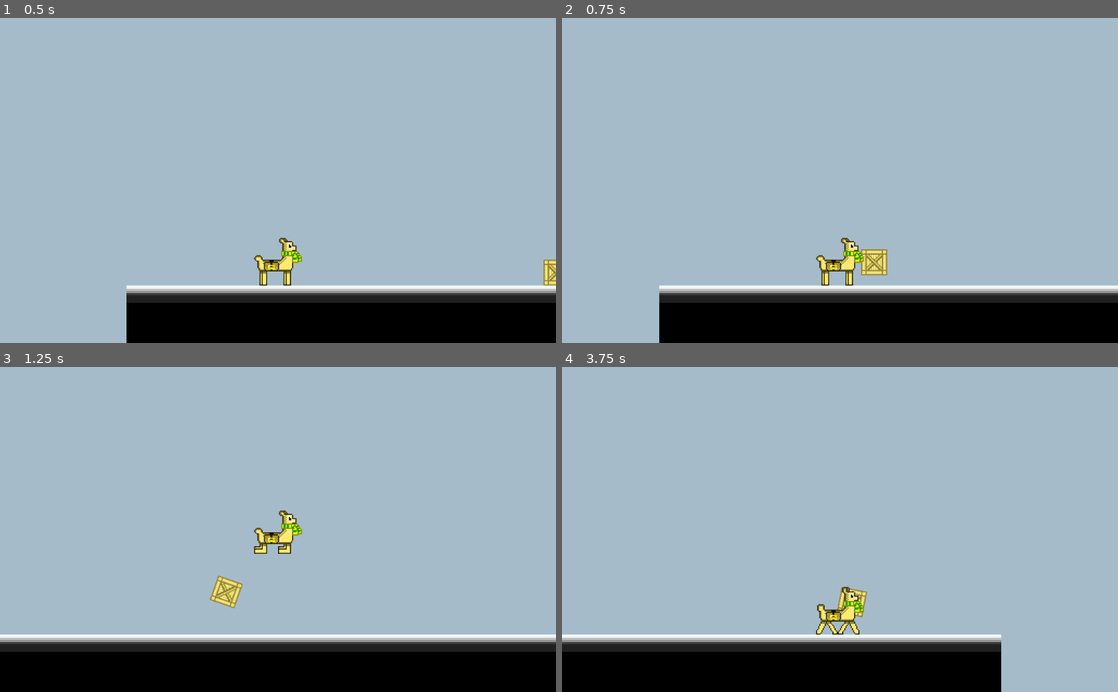
Above: before the commit, frames 1-4 (two rows, left to right).
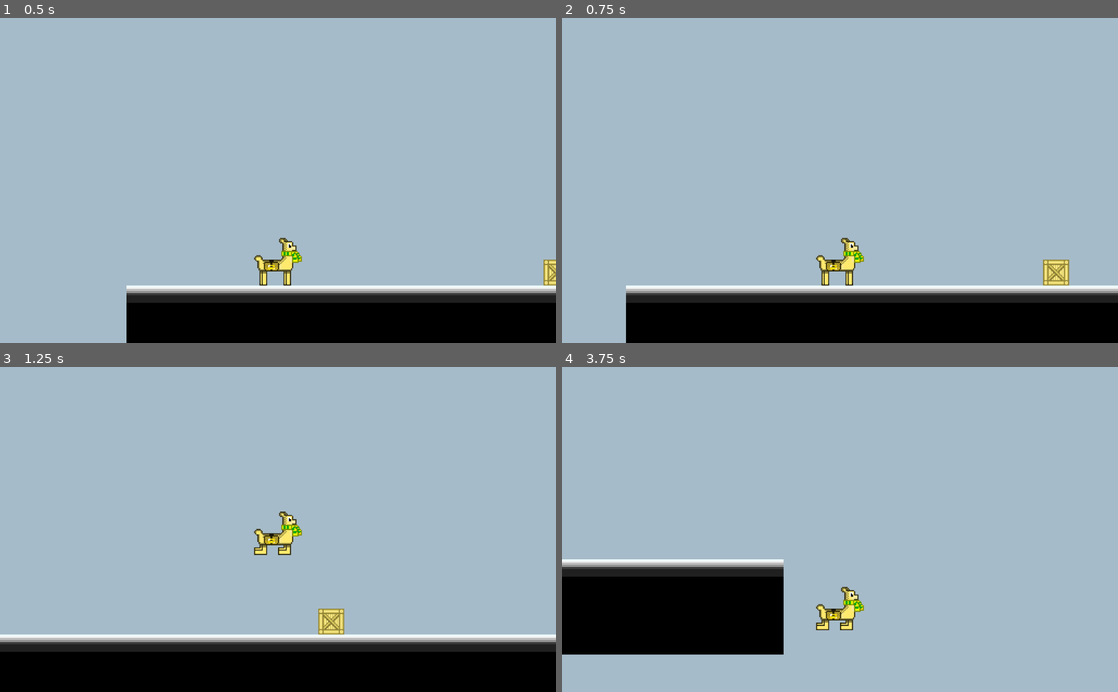
Above: after the commit, the same moments.

Repository: LeoDog896/Llama-Zips
Game: Godot game, scene res://Templates/LevelTemplate.tscn
Same seed, same stepped clock (60 frames per second), same inputs: the game is played once before the commit and once after it.
Inputs (mouse positions are in pixels of both pictures, inside the frame that each line leads up to):
- Up to frame 1 (0.5 s): no input
- Up to frame 2 (0.75 s): tap Enter at 0.5 s; move the mouse to (962, 164) at 0.52 s; press the mouse at (962, 164) at 0.53 s; hold Right (ui_right) from 0.53 s (still down)
- Up to frame 3 (1.25 s): keep holding Right (ui_right); tap Up (ui_up) at 0.77 s
- Up to frame 4 (3.75 s): move the mouse to (784, 594) at 1.27 s; release the mouse at (784, 594) at 1.28 s; click (784, 594) at 1.35 s; tap Up (ui_up) at 1.52, 3.02 s; move the mouse to (895, 458) at 2.02 s; release Right (ui_right) at 2.03 s; press the mouse at (895, 458) at 2.03 s; hold A (ui_left) 2.03-2.78 s; move the mouse to (812, 594) at 2.77 s; release the mouse at (812, 594) at 2.78 s; hold Right (ui_right) from 2.78 s (still down); click (812, 594) at 2.85 s; move the mouse to (1006, 578) at 3.52 s; press the mouse at (1006, 578) at 3.53 s

Frame 1 is identical in both runs. In frame 2, 1.8% of the frame differs, in the area x 11-92%, y 71-100%; in frame 3, 1.1%; in frame 4, 23%, in the area x 0-79%, y 59-100%.

Commit message:
Picking up items sends it forward

Diff:
--- a/Templates/LevelTemplate.tscn
+++ b/Templates/LevelTemplate.tscn
@@ -36,11 +36,6 @@
 0/occluder = SubResource( 2 )
 0/navigation_offset = Vector2( 0, 0 )
 0/navigation = SubResource( 1 )
-0/shape_offset = Vector2( 0, 0 )
-0/shape_transform = Transform2D( 1, 0, 0, 1, 0, 0 )
-0/shape = SubResource( 3 )
-0/shape_one_way = false
-0/shape_one_way_margin = 1.0
 0/shapes = [ {
 "autotile_coord": Vector2( 0, 0 ),
 "one_way": false,
@@ -59,11 +54,6 @@
 1/occluder = SubResource( 5 )
 1/navigation_offset = Vector2( 0, 0 )
 1/navigation = SubResource( 4 )
-1/shape_offset = Vector2( 0, 0 )
-1/shape_transform = Transform2D( 1, 0, 0, 1, 0, 0 )
-1/shape = SubResource( 6 )
-1/shape_one_way = false
-1/shape_one_way_margin = 1.0
 1/shapes = [ {
 "autotile_coord": Vector2( 0, 0 ),
 "one_way": false,
--- a/Utils/Scripts/Crate.gd
+++ b/Utils/Scripts/Crate.gd
@@ -8,11 +8,11 @@
 onready var player_sprite : AnimatedSprite = get_node("./../Player/AnimatedSprite")
 
 func _input_event(_viewport, event, _shape_idx):
-	if Input.is_action_pressed("ui_left_mouse"):
+	if Input.is_action_pressed("ui_left_mouse") and not isGrabbed:
 		pick()
 
 func _input(event):
-	if Input.is_action_pressed("ui_left_mouse"):
+	if Input.is_action_pressed("ui_left_mouse") and isGrabbed:
 		pick()
 
 func pick():
@@ -34,7 +34,7 @@
 		player.position = pos
 		self.collision_layer = 1
 		self.collision_mask = 1
-		self.apply_central_impulse((self.position - get_global_mouse_position()).normalized())
+		self.linear_velocity = (get_global_mouse_position() - self.position).normalized() * 500
 
 func _physics_process(_delta):
 	if isGrabbed:
